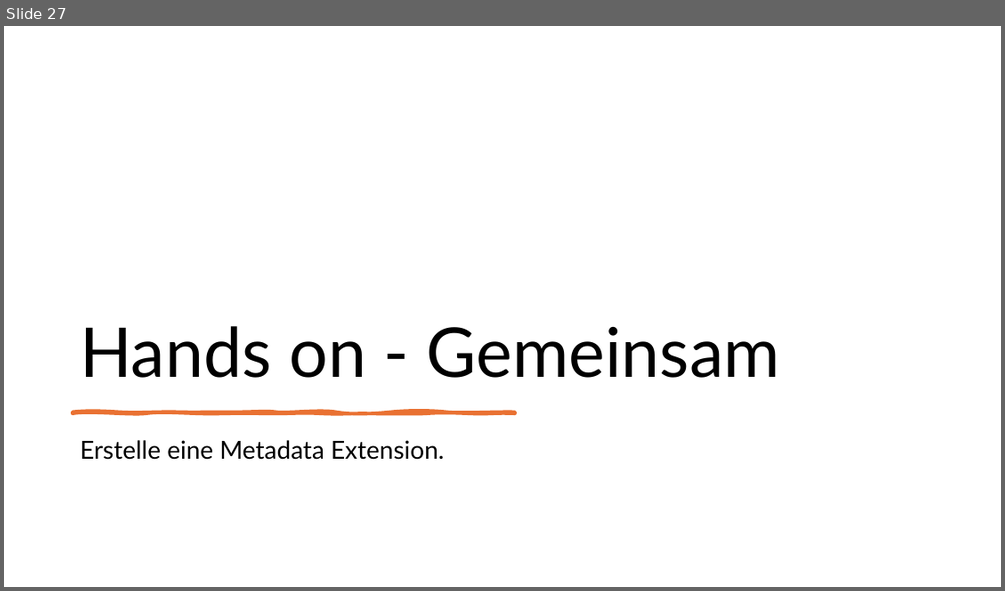
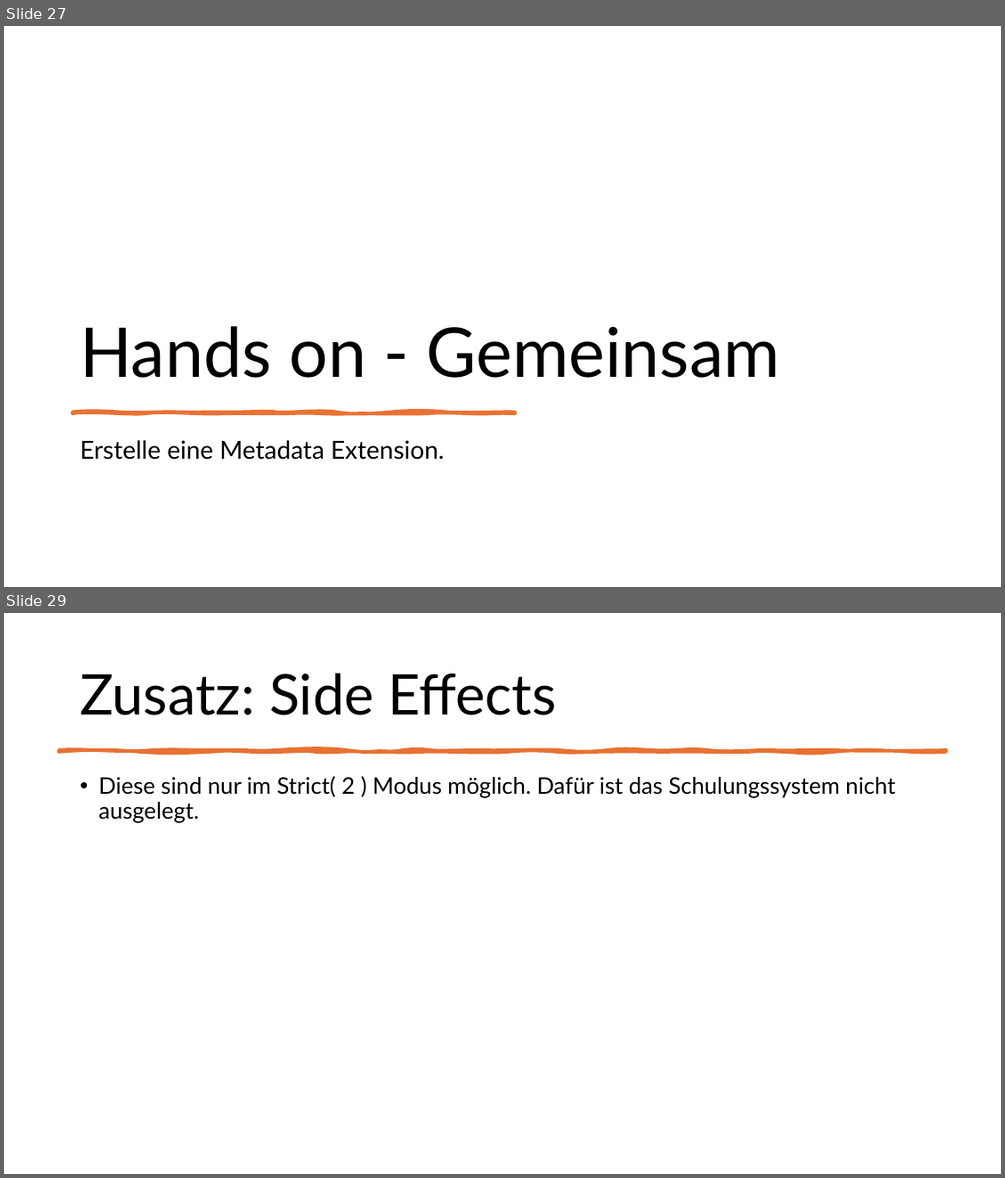
Before and after one commit to DevelopmentBvise/Schulung, a slide deck: RAP Presentationen/RAP_DEMO_DOKU_managed.pptx. Shown one above the other, each under a label of ours: slide 27 before the commit, slides 27 and 29 after it; the slides between them are not shown. The pictures are 1005x591 and 1005x1178 pixels, drawn with LibreOffice and Linux fonts; fonts in the diff are those of the drawing. Boxes give left, top, right and bottom in pixels: in the first picture for what was removed or moved away, otherwise in the second. Text is boxed around its words. In the diff, an @@ line names an element or a change of style, - is before the commit and + after.

```diff
--- a/RAP Presentationen/RAP_DEMO_DOKU_managed.pptx
+++ b/RAP Presentationen/RAP_DEMO_DOKU_managed.pptx
@@ slide 29 added at bbox=[4, 613, 1001, 1174], background #FFFFFF @@
@@ title added at bbox=[80, 673, 557, 715], 54 pt, text #000000 @@
+Zusatz: Side Effects
@@ freeform shape added at bbox=[58, 750, 947, 751], fill #E97132, outline #E97132 3.25 pt @@
@@ text added at bbox=[98, 776, 895, 823], 22 pt, text #000000 @@
+• Diese sind nur im Strict( 2 ) Modus möglich. Dafür ist das Schulungssystem nicht ausgelegt.
```
Also in this commit, not shown: 1 other slide added, 1 other file.
